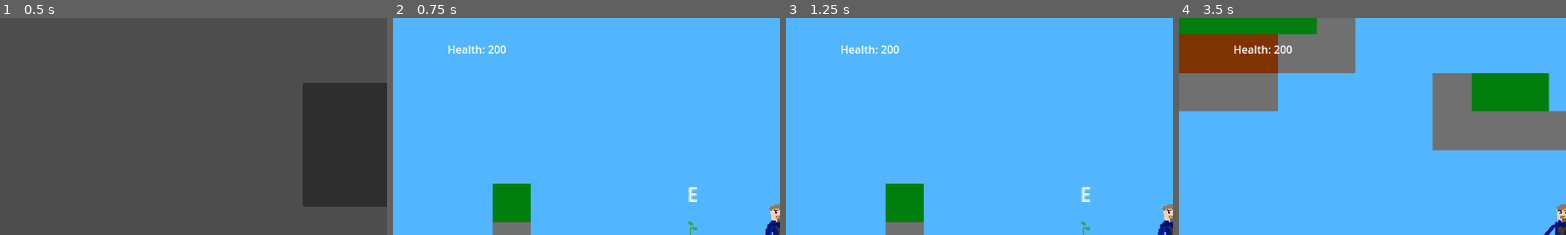
Above: before the commit, frames 1-4 (left to right).
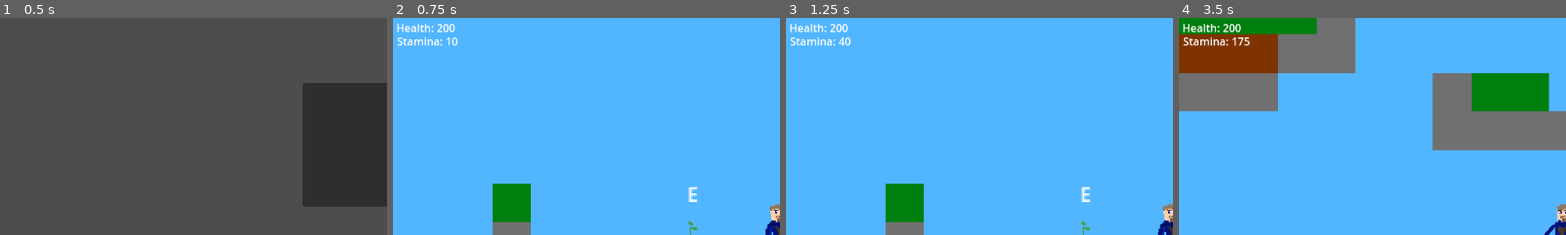
Above: after the commit, the same moments.

Repository: ponito/2DGame
Game: Godot game, scene res://menu.tscn
Same seed, same stepped clock (60 frames per second), same inputs: the game is played once before the commit and once after it.
Inputs:
- Up to frame 1 (0.5 s): no input
- Up to frame 2 (0.75 s): click "Play" at 0.5 s
- Up to frame 3 (1.25 s): no input
- Up to frame 4 (3.5 s): tap Enter (ui_accept) at 1.25, 1.52, 2.27 s; hold E (E) 1.28-2.03 s; hold D (Right) 1.28-2.78 s; tap E (E) at 2.1 s; hold A (Left) from 2.78 s (still down); hold E (E) from 2.78 s (still down)
The pictures show only the part of the screen within x 0-50%, y 0-50%; the shares and areas given below are measured in that part.

Frame 1 is identical in both runs. In frame 2, 1.0% of the frame differs, in the area x 1-30%, y 2-17%; in frame 3, 1.0%; in frame 4, 1.1%.

Commit message:
stamian wip

Diff:
--- a/Player/player.gd
+++ b/Player/player.gd
@@ -5,6 +5,8 @@
 const JUMP_VELOCITY = -400.0
 var Health = master.playerHealth
 var Knowledge = master.playerKnowledge
+var Stamina = 0
+var maxStamina = 200
 var isWallSliding = 0
 var isLeftWallSliding = false
 var isRightWallSliding = false
@@ -19,6 +21,11 @@
 
 
 func _physics_process(delta):
+
+	#Stamina
+	if not Stamina >= maxStamina:
+		Stamina = Stamina + 1
+
 	#Health
 	if Health <= 0:
 		queue_free()
@@ -43,18 +50,27 @@
 
 
 	if is_on_wall_only():
-		if Input.is_action_pressed("Left"):
-			isWallSliding = 0.2
-			isLeftWallSliding = true
+		if Stamina > -20:
+			if Input.is_action_pressed("Left"):
+				Stamina = Stamina -1
+				isWallSliding = 0.2
+				isLeftWallSliding = true
+				isRightWallSliding = false
+				if velocity.y >= 0:
+					anim.play("Hang")
+			elif Input.is_action_pressed("Right"):
+				Stamina = Stamina -1
+				isWallSliding = 0.2
+				isLeftWallSliding = false
+				isRightWallSliding = true
+				if velocity.y >= 0:
+					anim.play("Hang")
+		else:
+			isWallSliding = 0
+	if (isWallSliding == 0):
+			isLeftWallSliding = false
 			isRightWallSliding = false
-			if velocity.y >= 0:
-				anim.play("Hang")
-		elif Input.is_action_pressed("Right"):
-			isWallSliding = 0.2
-			isLeftWallSliding = false
-			isRightWallSliding = true
-			if velocity.y >= 0:
-				anim.play("Hang")
+
 
 	# Handle jump.
 	if Input.is_action_just_pressed("ui_accept"):
--- a/Player/player.tscn
+++ b/Player/player.tscn
@@ -2889,6 +2889,36 @@
 "RESET": SubResource("Animation_vjrgn")
 }
 
+[sub_resource type="GDScript" id="GDScript_3g7ce"]
+script/source = "extends Label
+
+
+# Called when the node enters the scene tree for the first time.
+func _ready():
+	pass # Replace with function body.
+
+
+# Called every frame. 'delta' is the elapsed time since the previous frame.
+func _process(delta):
+	text = \"Health: \" + str(get_node(\"../..\").Health)
+	pass
+"
+
+[sub_resource type="GDScript" id="GDScript_cf5im"]
+script/source = "extends Label
+
+
+# Called when the node enters the scene tree for the first time.
+func _ready():
+	pass # Replace with function body.
+
+
+# Called every frame. 'delta' is the elapsed time since the previous frame.
+func _process(delta):
+	text = \"Stamina: \" + str(get_node(\"../..\").Stamina)
+	pass
+"
+
 [node name="CharacterBody2D" type="CharacterBody2D"]
 slide_on_ceiling = false
 script = ExtResource("1_yu86q")
@@ -3061,3 +3091,21 @@
 limit_left = 0
 limit_top = -1024
 limit_bottom = 1280
+
+[node name="UI" type="CanvasLayer" parent="."]
+
+[node name="Health" type="Label" parent="UI"]
+offset_left = 5.0
+offset_top = 3.0
+offset_right = 45.0
+offset_bottom = 26.0
+text = "Health"
+script = SubResource("GDScript_3g7ce")
+
+[node name="Stamina" type="Label" parent="UI"]
+offset_left = 6.0
+offset_top = 23.0
+offset_right = 46.0
+offset_bottom = 46.0
+text = "Stamina"
+script = SubResource("GDScript_cf5im")
--- a/game.tscn
+++ b/game.tscn
@@ -1,24 +1,9 @@
-[gd_scene load_steps=6 format=3 uid="uid://dne3470jshe2n"]
+[gd_scene load_steps=5 format=3 uid="uid://dne3470jshe2n"]
 
 [ext_resource type="PackedScene" uid="uid://bf0qqi1cmv0s4" path="res://TileMap.tscn" id="1_1sdfj"]
 [ext_resource type="PackedScene" uid="uid://bqfrw14wap3v2" path="res://Player/player.tscn" id="2_q18dc"]
 [ext_resource type="PackedScene" uid="uid://bmaqnjstdio8f" path="res://Enemies/slimeblue.tscn" id="3_31g8n"]
 [ext_resource type="PackedScene" uid="uid://bp4ipb8ajqkg4" path="res://Objects/savepoint.tscn" id="4_vldtn"]
-
-[sub_resource type="GDScript" id="GDScript_j5vrg"]
-script/source = "extends Label
-
-
-# Called when the node enters the scene tree for the first time.
-func _ready():
-	pass # Replace with function body.
-
-
-# Called every frame. 'delta' is the elapsed time since the previous frame.
-func _process(delta):
-	text = \"Health: \" + str(get_node(\"../../player/player\").Health)
-	pass
-"
 
 [node name="game" type="Node2D"]
 
@@ -63,15 +48,6 @@
 [node name="slimeblue1" parent="enemies" instance=ExtResource("3_31g8n")]
 position = Vector2(1474, 152)
 
-[node name="UI" type="CanvasLayer" parent="."]
-
-[node name="Health" type="Label" parent="UI"]
-offset_left = 81.0
-offset_top = 35.0
-offset_right = 121.0
-offset_bottom = 58.0
-script = SubResource("GDScript_j5vrg")
-
 [node name="savepoint" parent="." instance=ExtResource("4_vldtn")]
 position = Vector2(550, 158)
 
Not shown: 1 places in Player/player.tscn that only renumber resources
